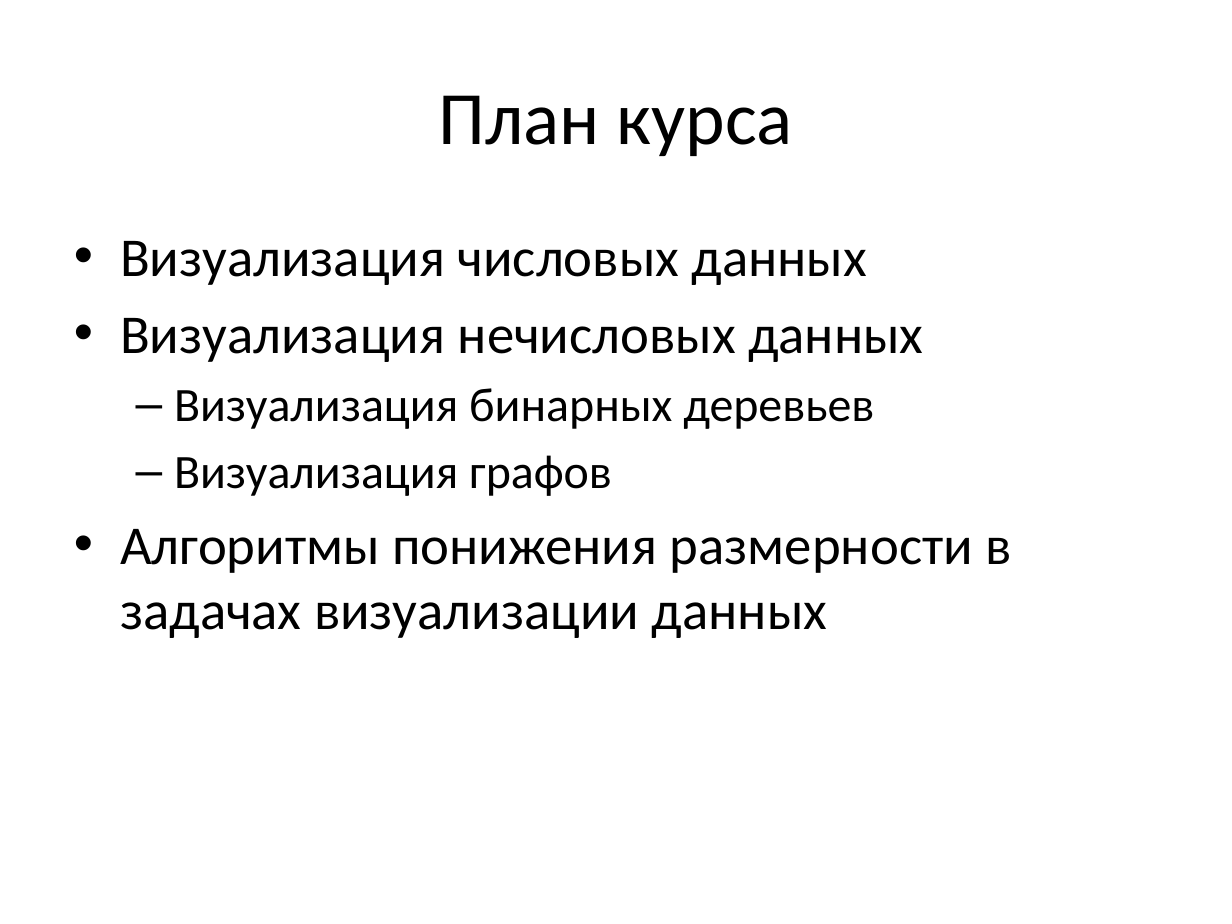
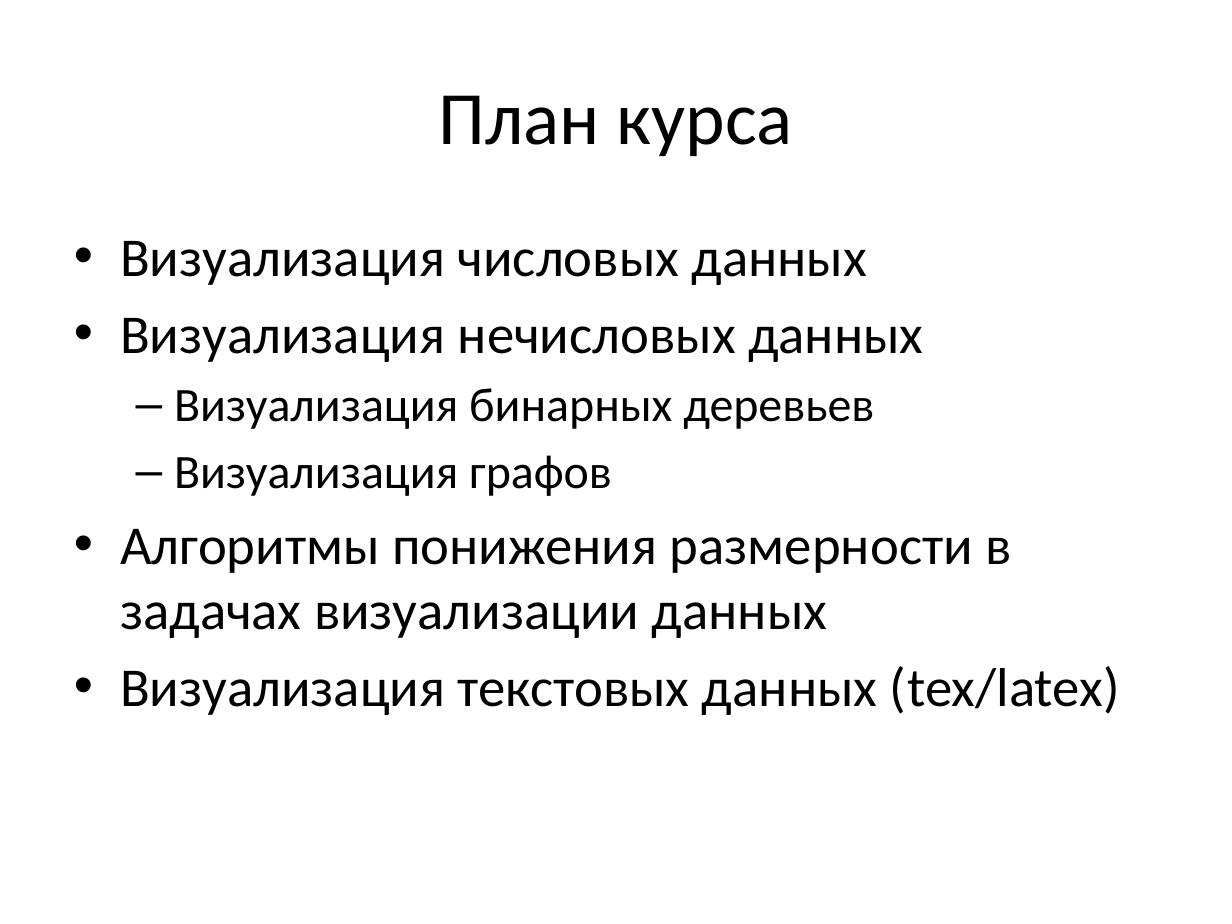
Before and after one commit to a-vodka/dv, a slide deck: slide 3 of dv-lec1.pptx. Drawn at 1232x924 pixels with LibreOffice and Linux fonts; fonts in the diff are those of the drawing; background and template pictures are left out. Boxes give left, top, right and bottom in pixels: in the first picture for what was removed or moved away, otherwise in the second. Text is boxed around its words. In the diff, an @@ line names an element or a change of style, - is before the commit and + after.

Commit message:
some update

```diff
--- a/dv-lec1.pptx
+++ b/dv-lec1.pptx
@@ text at [120,666,1120,715]: paragraph added @@
+• Визуализация текстовых данных (tex/latex)
```
Also in this commit, not shown: 1 other slide changed.
